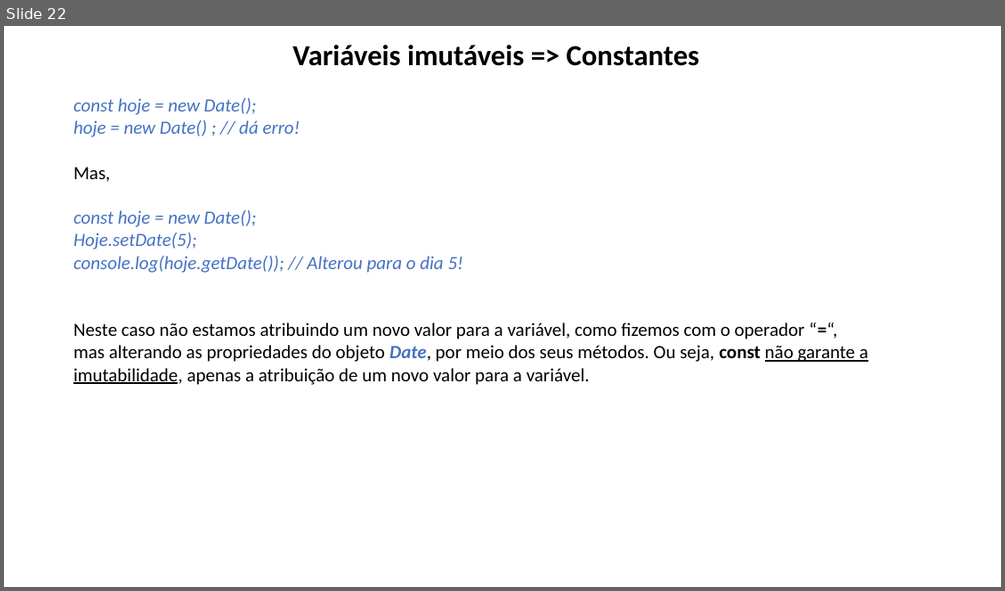
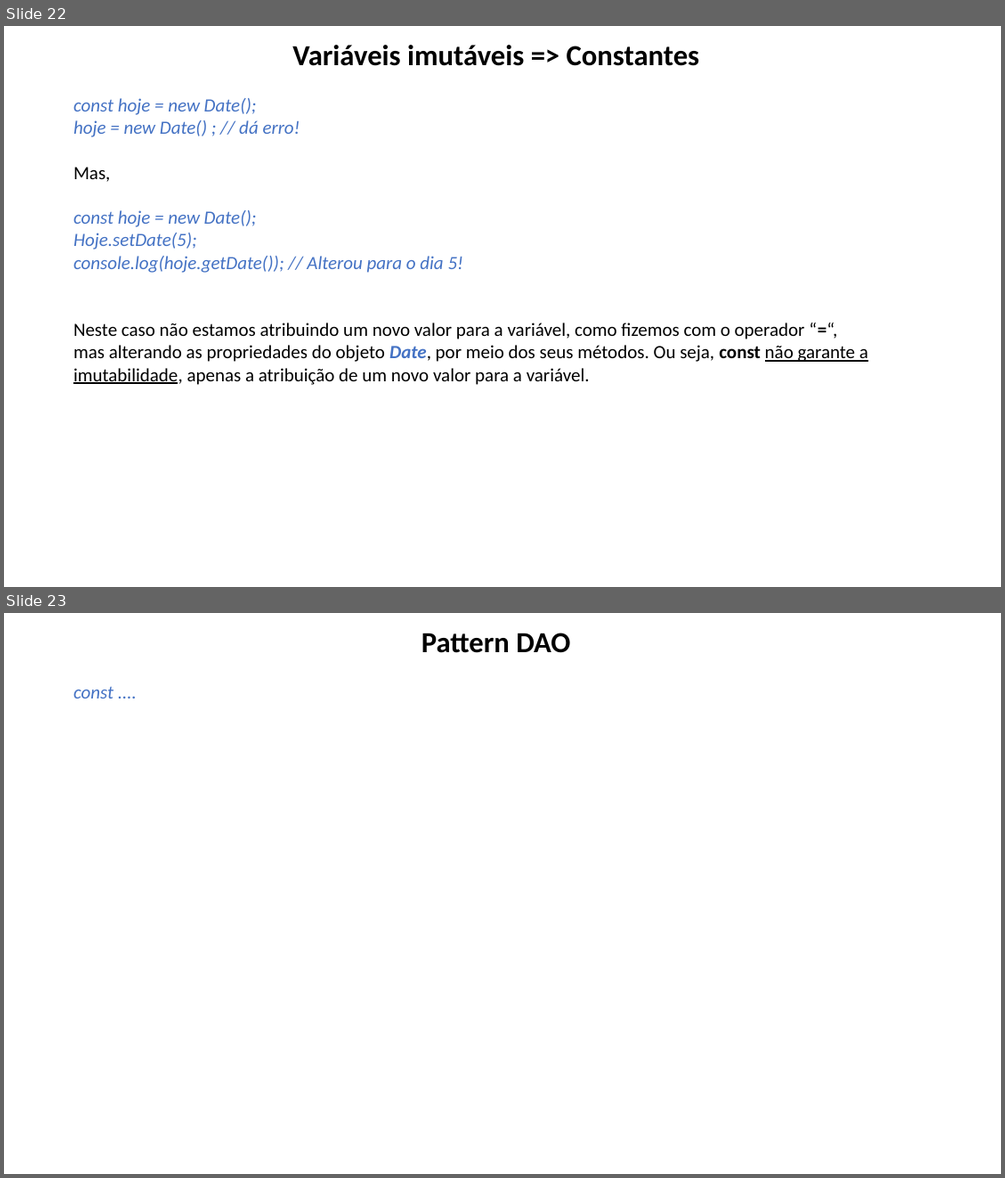
Before and after one commit to lacsousa/js-es6-oo-pp-avanc1, a slide deck: docs/JS Avançado 1-2-3-resumo.pptx. Shown one above the other, each under a label of ours: slide 22 before the commit, slides 22 and 23 after it. The pictures are 1005x591 and 1005x1178 pixels, drawn with LibreOffice and Linux fonts; fonts in the diff are those of the drawing. Boxes give left, top, right and bottom in pixels: in the first picture for what was removed or moved away, otherwise in the second. Text is boxed around its words. In the diff, an @@ line names an element or a change of style, - is before the commit and + after.

```diff
--- a/docs/JS Avançado 1-2-3-resumo.pptx
+++ b/docs/JS Avançado 1-2-3-resumo.pptx
@@ slide 23 added at bbox=[4, 613, 1001, 1174], background #FFFFFF @@
@@ title added at bbox=[421, 633, 570, 653], 28 pt, text #000000, bold @@
+Pattern DAO
@@ text added at bbox=[73, 687, 113, 698], 18 pt, text #4472C4, italic @@
+const ....
```
Also in this commit, not shown: 2 other files.
